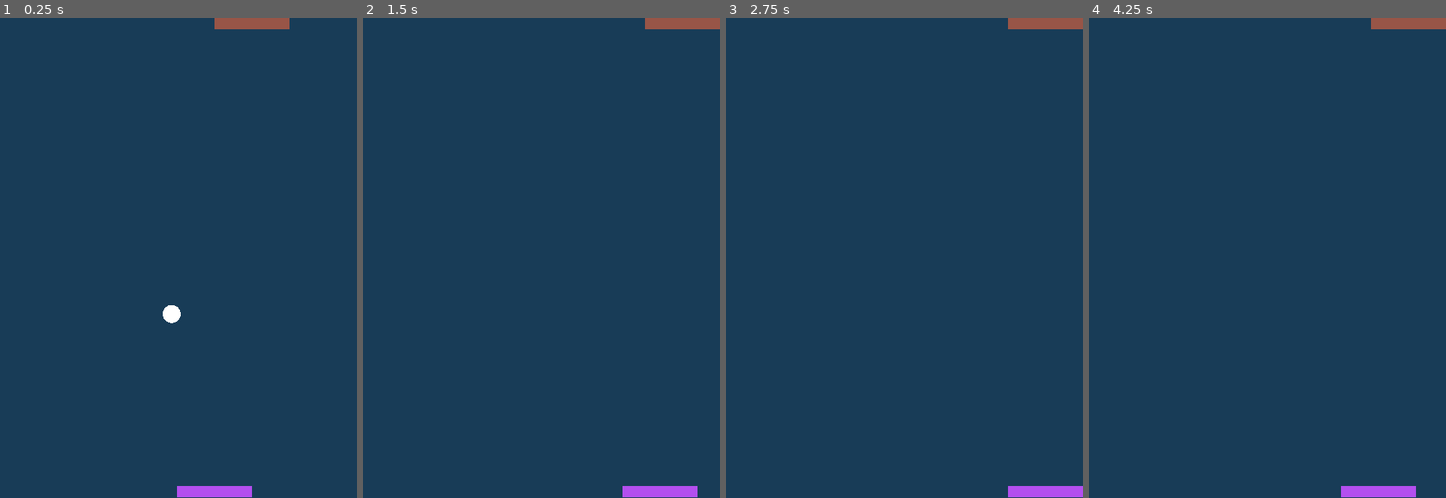
Above: before the commit, frames 1-4 (left to right).
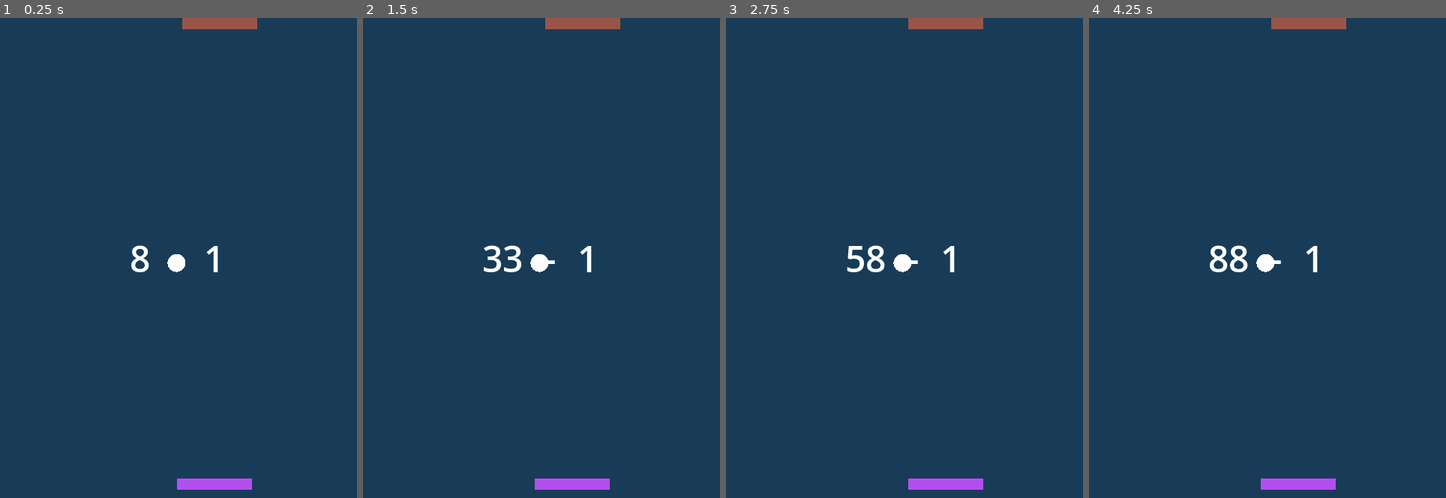
Above: after the commit, the same moments.

Repository: pozbliz/godot_pong
Game: Godot game, scene res://main.tscn
The game is run twice, just before and just after one commit, with the same random seed, the same clock (stepped at 60 frames per second) and the same inputs.
Inputs:
- Up to frame 1 (0.25 s): no input
- Up to frame 2 (1.5 s): hold Right (move_right) 0.53-1.28 s; hold Left (move_left) from 1.28 s (still down)
- Up to frame 3 (2.75 s): release Left (move_left) at 2.03 s; hold Right (move_right) from 2.03 s (still down)
- Up to frame 4 (4.25 s): release Right (move_right) at 3.53 s; hold Left (move_left) from 3.53 s (still down)

The runs differ from the first frame. In frame 1, 1.6% of the frame differs, in the area x 36-82%, y 0-100%; in frame 2, 2.5%; in frame 3, 2.5%; in frame 4, 2.6%, in the area x 33-100%, y 0-100%.

Commit message:
feat: add hud elements

Diff:
--- a/ball.gd
+++ b/ball.gd
@@ -1,19 +1,21 @@
 extends CharacterBody2D
 
 
-@export var enemy_speed := 300.0
+@export var speed := 200.0
 @export var ball_radius := 12
 @export var ball_color := Color.WHITE
 var direction
 
 
 func _ready() -> void:
+	print(position)
 	direction = Vector2.ZERO
 	direction.y = 1 if randf() <= 0.5 else -1
 	direction.x = randf_range(-0.7, 0.7)
 
 func _physics_process(delta):
-	var velocity = direction.normalized() * enemy_speed
+	print(position)
+	var velocity = direction.normalized() * speed
 	var collision = move_and_collide(velocity * delta)
 
 	if collision:
--- a/enemy_bar.tscn
+++ b/enemy_bar.tscn
@@ -5,7 +5,7 @@
 [sub_resource type="RectangleShape2D" id="RectangleShape2D_14dic"]
 size = Vector2(100, 15)
 
-[node name="EnemyBar" type="Area2D"]
+[node name="EnemyBar" type="CharacterBody2D"]
 script = ExtResource("1_14dic")
 metadata/_edit_group_ = true
 
--- /dev/null
+++ b/enemy_goal.tscn
@@ -0,0 +1,9 @@
+[gd_scene load_steps=2 format=3 uid="uid://c2vv5ubdjigu"]
+
+[sub_resource type="RectangleShape2D" id="RectangleShape2D_faajd"]
+size = Vector2(480, 10)
+
+[node name="EnemyGoal" type="Area2D"]
+
+[node name="CollisionShape2D" type="CollisionShape2D" parent="."]
+shape = SubResource("RectangleShape2D_faajd")
--- /dev/null
+++ b/hud.gd
@@ -0,0 +1,14 @@
+extends CanvasLayer
+
+
+func _ready() -> void:
+	pass
+
+func _process(delta: float) -> void:
+	pass
+
+func update_player_score(score: int):
+	$HBoxContainer/PlayerScore.text = str(score)
+
+func update_enemy_score(score: int):
+	$HBoxContainer/EnemyScore.text = str(score)
--- /dev/null
+++ b/hud.tscn
@@ -0,0 +1,37 @@
+[gd_scene load_steps=2 format=3 uid="uid://8o7rj4jyo5ki"]
+
+[ext_resource type="Script" uid="uid://d1xrykpdw0d8" path="res://hud.gd" id="1_37p78"]
+
+[node name="HUD" type="CanvasLayer"]
+script = ExtResource("1_37p78")
+
+[node name="HBoxContainer" type="HBoxContainer" parent="."]
+anchors_preset = 8
+anchor_left = 0.5
+anchor_top = 0.5
+anchor_right = 0.5
+anchor_bottom = 0.5
+offset_left = -34.0
+offset_top = -20.0
+offset_right = 34.0
+offset_bottom = 20.0
+grow_horizontal = 2
+grow_vertical = 2
+size_flags_horizontal = 4
+alignment = 1
+
+[node name="PlayerScore" type="Label" parent="HBoxContainer"]
+layout_mode = 2
+theme_override_font_sizes/font_size = 48
+text = "0"
+horizontal_alignment = 1
+
+[node name="SeparatorLabel" type="Label" parent="HBoxContainer"]
+layout_mode = 2
+theme_override_font_sizes/font_size = 48
+text = "  -  "
+
+[node name="EnemyScore" type="Label" parent="HBoxContainer"]
+layout_mode = 2
+theme_override_font_sizes/font_size = 48
+text = "0"
--- a/main.gd
+++ b/main.gd
@@ -1,15 +1,51 @@
 extends Node
 
+
+var player_score := 0
+var enemy_score := 0
+var scoring = false
 
 func _ready() -> void:
 	$PlayerBar.start($PlayerStartPosition.position)
 	$EnemyBar.start($EnemyStartPosition.position)
 	$Ball.start($BallStartPosition.position)
+	$HUD/HBoxContainer/PlayerScore.text = str(0)
+	$HUD/HBoxContainer/EnemyScore.text = str(0)
+
+	$PlayerGoal.body_entered.connect(_on_player_goal_body_entered)
+	$EnemyGoal.body_entered.connect(_on_enemy_goal_body_entered)
 
 func _process(delta: float) -> void:
 	pass
 
 func new_game():
+	reset_positions()
+	$HUD/HBoxContainer/PlayerScore.text = 0
+	$HUD/HBoxContainer/EnemyScore.text = 0
+
+func reset_positions():
+	$Ball.start($BallStartPosition.position)
 	$PlayerBar.start($PlayerStartPosition.position)
 	$EnemyBar.start($EnemyStartPosition.position)
-	$Ball.start($BallStartPosition.position)
+
+func _on_player_goal_body_entered(body: Node):
+	if scoring:
+		return
+
+	print("Player Goal")
+	scoring = true
+	enemy_score += 1
+	$HUD.update_enemy_score(enemy_score)
+	reset_positions()
+	scoring = false
+
+func _on_enemy_goal_body_entered(body: Node):
+	if scoring:
+		return
+
+	print("Enemy Goal")
+	scoring = true
+	player_score += 1
+	$HUD.update_player_score(player_score)
+	reset_positions()
+	scoring = false
--- a/main.tscn
+++ b/main.tscn
@@ -1,9 +1,13 @@
-[gd_scene load_steps=5 format=3 uid="uid://i1xqlobw8ubl"]
+[gd_scene load_steps=9 format=3 uid="uid://i1xqlobw8ubl"]
 
 [ext_resource type="Script" uid="uid://biap6o23nd8g5" path="res://main.gd" id="1_0xm2m"]
 [ext_resource type="PackedScene" uid="uid://bxu2ganp2ytg2" path="res://player_bar.tscn" id="2_h2yge"]
 [ext_resource type="PackedScene" uid="uid://530sjbv0u8p4" path="res://enemy_bar.tscn" id="3_h2yge"]
 [ext_resource type="PackedScene" uid="uid://ctskm6iqjh442" path="res://ball.tscn" id="4_1bvp3"]
+[ext_resource type="PackedScene" uid="uid://dt6j0o23v1htt" path="res://walls.tscn" id="5_lquwl"]
+[ext_resource type="PackedScene" uid="uid://x1e0kvu12ngm" path="res://player_goal.tscn" id="6_5vw27"]
+[ext_resource type="PackedScene" uid="uid://8o7rj4jyo5ki" path="res://hud.tscn" id="6_7mycd"]
+[ext_resource type="PackedScene" uid="uid://c2vv5ubdjigu" path="res://enemy_goal.tscn" id="7_kek77"]
 
 [node name="Main" type="Node"]
 script = ExtResource("1_0xm2m")
@@ -20,13 +24,25 @@
 
 [node name="EnemyBar" parent="." instance=ExtResource("3_h2yge")]
 
+[node name="Walls" parent="." instance=ExtResource("5_lquwl")]
+
 [node name="Ball" parent="." instance=ExtResource("4_1bvp3")]
 
+[node name="PlayerGoal" parent="." instance=ExtResource("6_5vw27")]
+position = Vector2(240, 635)
+
+[node name="EnemyGoal" parent="." instance=ExtResource("7_kek77")]
+position = Vector2(240, 5)
+
 [node name="PlayerStartPosition" type="Marker2D" parent="."]
-position = Vector2(240, 624)
+position = Vector2(240, 614)
 
 [node name="EnemyStartPosition" type="Marker2D" parent="."]
-position = Vector2(240, 24)
+position = Vector2(240, 34)
 
 [node name="BallStartPosition" type="Marker2D" parent="."]
 position = Vector2(240, 320)
+
+[node name="HUD" parent="." instance=ExtResource("6_7mycd")]
+
+[connection signal="body_entered" from="PlayerGoal" to="." method="_on_player_goal_body_entered"]
--- a/player_bar.tscn
+++ b/player_bar.tscn
@@ -5,7 +5,7 @@
 [sub_resource type="RectangleShape2D" id="RectangleShape2D_y0dbh"]
 size = Vector2(100, 15)
 
-[node name="PlayerBar" type="Area2D"]
+[node name="PlayerBar" type="CharacterBody2D"]
 script = ExtResource("1_y0dbh")
 
 [node name="ColorRect" type="ColorRect" parent="."]
--- /dev/null
+++ b/player_goal.tscn
@@ -0,0 +1,9 @@
+[gd_scene load_steps=2 format=3 uid="uid://x1e0kvu12ngm"]
+
+[sub_resource type="RectangleShape2D" id="RectangleShape2D_tjyay"]
+size = Vector2(480, 10)
+
+[node name="PlayerGoal" type="Area2D"]
+
+[node name="CollisionShape2D" type="CollisionShape2D" parent="."]
+shape = SubResource("RectangleShape2D_tjyay")
--- /dev/null
+++ b/walls.tscn
@@ -0,0 +1,14 @@
+[gd_scene load_steps=2 format=3 uid="uid://dt6j0o23v1htt"]
+
+[sub_resource type="RectangleShape2D" id="RectangleShape2D_oelu8"]
+size = Vector2(10, 640)
+
+[node name="Walls" type="StaticBody2D"]
+
+[node name="Left" type="CollisionShape2D" parent="."]
+position = Vector2(5, 319.5)
+shape = SubResource("RectangleShape2D_oelu8")
+
+[node name="Right" type="CollisionShape2D" parent="."]
+position = Vector2(475, 319.5)
+shape = SubResource("RectangleShape2D_oelu8")
Not shown, added: hud.gd.uid
